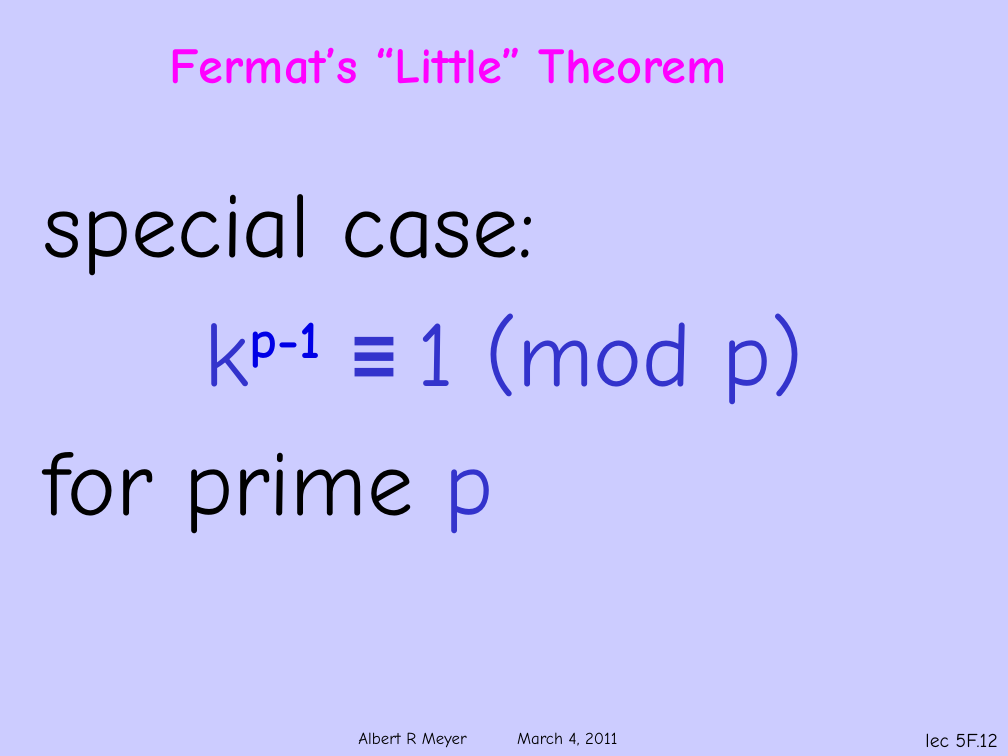
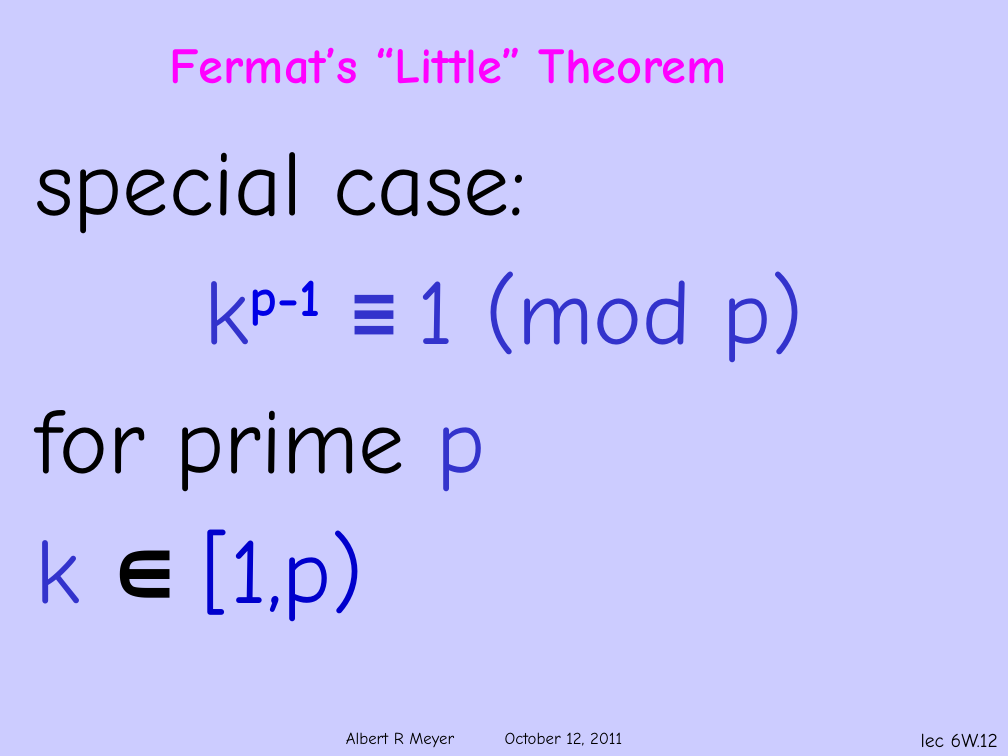
Before and after one commit to armeyer/mcs_web, a slide deck: slide 12 of fall11/slidesF11/slides6w.pptx. Drawn at 1008x756 pixels with LibreOffice and Linux fonts; fonts in the diff are those of the drawing; background and template pictures are left out. Boxes give left, top, right and bottom in pixels: in the first picture for what was removed or moved away, otherwise in the second. Text is boxed around its words. In the diff, an @@ line names an element or a change of style, - is before the commit and + after.

```diff
--- a/fall11/slidesF11/slides6w.pptx
+++ b/fall11/slidesF11/slides6w.pptx
@@ text "special case:": place and size @@
-text "special case:" at [44,194,803,534]
+text "special case:" at [35,152,803,622]
@@ text at [35,529,363,622]: paragraph added @@
+k ∊ [1,p)
@@ text at [346,732,622,747]: text changed @@
-Albert R Meyer March 4, 2011
+Albert R Meyer October 12, 2011
@@ page number at [921,733,998,747]: text changed @@
-lec 5F.12
+lec 6W.12
```
Also in this commit, not shown: 33 other slides changed.
